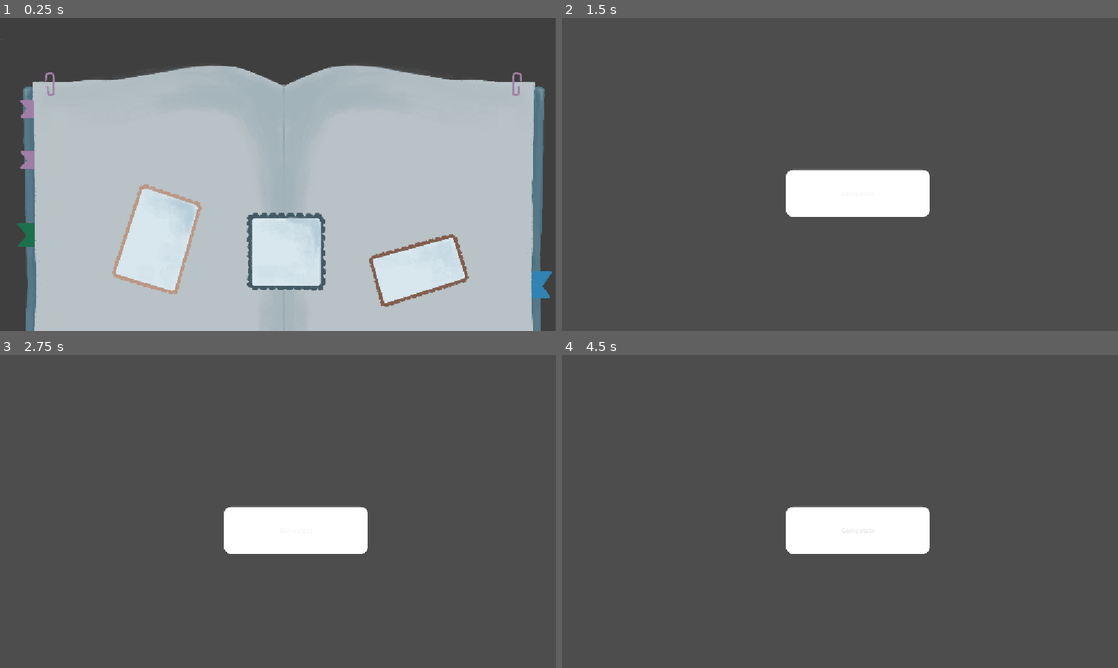
Above: before the commit, frames 1-4 (two rows, left to right).
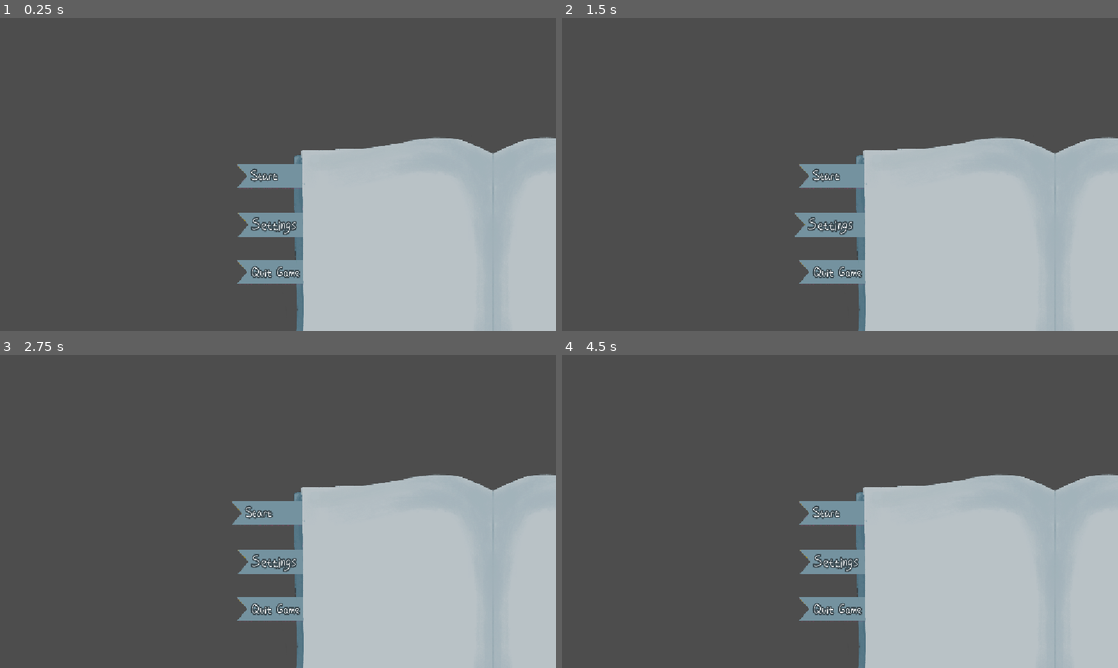
Above: after the commit, the same moments.

Repository: Blulow/octavuss_office
Game: Godot game, scene res://scenes/main_menu.tscn
Same seed, same stepped clock (60 frames per second), same inputs: the game is played once before the commit and once after it. This scene is started directly instead of the project's main scene.
Inputs (mouse positions are in pixels of both pictures, inside the frame that each line leads up to; where the layout moved, square brackets give the same spot in the first picture):
- Up to frame 1 (0.25 s): no input
- Up to frame 2 (1.5 s): click (717, 240) at 0.52 s; click (867, 224) [856, 193] at 1.25 s
- Up to frame 3 (2.75 s): click (305, 514) [294, 530] at 2 s
- Up to frame 4 (4.5 s): click (862, 514) [856, 530] at 2.75 s; click (862, 514) [856, 530] at 3.5 s; tap Enter (ui_accept) at 4.25 s; move the mouse to (962, 495) at 4.27 s; hold E (interact) from 4.28 s (still down)

The runs differ from the first frame. In frame 1, 57% of the frame differs, in the area x 3-100%, y 15-100%; in frame 2, 31%; in frame 3, 31%; in frame 4, 31%.

Commit message:
replace buttons main menu

Diff:
--- a/scenes/main_menu.tscn
+++ b/scenes/main_menu.tscn
@@ -1,10 +1,11 @@
 [gd_scene format=3 uid="uid://b5qqds04rkp5q"]
 
-[ext_resource type="Texture2D" uid="uid://dpkjge68xd52t" path="res://assets/buttons/checkpoint ui buku.png" id="1_bqqt6"]
 [ext_resource type="PackedScene" uid="uid://cmvpkpsuyyt8l" path="res://scenes/button.tscn" id="1_ekxnf"]
-[ext_resource type="Texture2D" uid="uid://c7cymthurjxhu" path="res://assets/buttons/start button.png" id="3_8ln24"]
-[ext_resource type="Texture2D" uid="uid://b7krbbr7nu755" path="res://assets/buttons/setting button.png" id="4_8ln24"]
-[ext_resource type="Texture2D" uid="uid://bdv8fkihlptlm" path="res://assets/buttons/quit game button.png" id="5_rtw2f"]
+[ext_resource type="Texture2D" uid="uid://qtcb70prsx84" path="res://assets/buttons/checkpoint ui buku V3.png" id="1_rtw2f"]
+[ext_resource type="Texture2D" uid="uid://086yxn6qoxj6" path="res://assets/buttons/checkpoint ui kertas.png" id="2_ekxnf"]
+[ext_resource type="Texture2D" uid="uid://y5n3ci1jqbat" path="res://assets/buttons/button penanda buku v2 start.png" id="3_rtw2f"]
+[ext_resource type="Texture2D" uid="uid://tpmssaxnt0fx" path="res://assets/buttons/button penanda buku v2 setting.png" id="4_oa1go"]
+[ext_resource type="Texture2D" uid="uid://bwxf3dsr2wcd4" path="res://assets/buttons/button penanda buku v2 quit.png" id="5_tbmy8"]
 
 [node name="main_menu" type="Control" unique_id=714160219]
 layout_mode = 3
@@ -14,61 +15,62 @@
 grow_horizontal = 2
 grow_vertical = 2
 
-[node name="Sprite2D" type="Sprite2D" parent="." unique_id=753368777]
-position = Vector2(573, 324)
-scale = Vector2(0.6006775, 0.6009462)
-texture = ExtResource("1_bqqt6")
+[node name="book" type="Sprite2D" parent="." unique_id=753368777]
+position = Vector2(1010, 426.8906)
+scale = Vector2(0.45879498, 0.47016773)
+texture = ExtResource("1_rtw2f")
 
 [node name="buttons" type="Control" parent="." unique_id=995117543]
 anchors_preset = 0
-offset_left = 579.0
-offset_top = 333.0
-offset_right = 619.0
-offset_bottom = 373.0
-scale = Vector2(0.5454861, 0.5506109)
+offset_left = 439.0
+offset_top = 318.0
+offset_right = 479.0
+offset_bottom = 358.0
+scale = Vector2(0.5718911, 0.6637115)
 
-[node name="Start Button" parent="buttons" unique_id=258782434 instance=ExtResource("1_ekxnf")]
+[node name="start button" parent="buttons" unique_id=258782434 instance=ExtResource("1_ekxnf")]
 layout_mode = 0
 anchors_preset = 0
-offset_left = -174.80267
-offset_top = 74.88189
-offset_right = 217.19733
-offset_bottom = 457.8819
+offset_left = 82.49518
+offset_top = -49.0365
+offset_right = 583.4952
+offset_bottom = 78.9635
 grow_horizontal = 1
 grow_vertical = 1
-scale = Vector2(0.93877405, 0.9044503)
+scale = Vector2(1.0179824, 1.0326166)
 text = ""
-icon = ExtResource("3_8ln24")
+icon = ExtResource("3_rtw2f")
 flat = true
 
-[node name="Settings button" parent="buttons" unique_id=1830258996 instance=ExtResource("1_ekxnf")]
+[node name="setting button" parent="buttons" unique_id=1755993397 instance=ExtResource("1_ekxnf")]
 layout_mode = 0
 anchors_preset = 0
-offset_left = -684.2274
-offset_top = -18.304493
-offset_right = -256.22742
-offset_bottom = 474.6955
+offset_left = 82.49523
+offset_top = 103.52132
+offset_right = 583.49524
+offset_bottom = 231.52132
 grow_horizontal = 1
 grow_vertical = 1
-scale = Vector2(0.8865778, 0.92243594)
+scale = Vector2(1.0179824, 1.0326166)
 text = ""
-icon = ExtResource("4_8ln24")
+icon = ExtResource("4_oa1go")
 flat = true
 
-[node name="Quitgame" parent="buttons" unique_id=534266908 instance=ExtResource("1_ekxnf")]
+[node name="quit button" parent="buttons" unique_id=1861665962 instance=ExtResource("1_ekxnf")]
 layout_mode = 0
 anchors_preset = 0
-offset_left = 281.34897
-offset_top = 149.76376
-offset_right = 775.349
-offset_bottom = 532.7638
+offset_left = 82.49523
+offset_top = 248.81448
+offset_right = 583.49524
+offset_bottom = 376.81448
 grow_horizontal = 1
 grow_vertical = 1
-scale = Vector2(0.91283387, 0.9367157)
+scale = Vector2(1.0179824, 1.0326166)
 text = ""
-icon = ExtResource("5_rtw2f")
+icon = ExtResource("5_tbmy8")
 flat = true
 
-[connection signal="pressed" from="buttons/Start Button" to="buttons/Start Button" method="_on_pressed"]
-[connection signal="pressed" from="buttons/Settings button" to="buttons/Start Button" method="_on_settings_button_pressed"]
-[connection signal="pressed" from="buttons/Quitgame" to="buttons/Start Button" method="_on_quitgame_pressed"]
+[node name="paper" type="Sprite2D" parent="." unique_id=1494416578]
+position = Vector2(1010, 423.8906)
+scale = Vector2(0.45879498, 0.47016773)
+texture = ExtResource("2_ekxnf")
--- a/scripts/button.gd
+++ b/scripts/button.gd
@@ -4,16 +4,22 @@
 signal tweened
 
 var _default_scale: Vector2
+var _default_position: Vector2 # Menyimpan posisi awal tombol
 
 func _ready() -> void:
 	button_down.connect(_on_button_down)
 	button_up.connect(_on_button_up)
 
+	# Hubungkan signal hover mouse
+	mouse_entered.connect(_on_mouse_entered)
+	mouse_exited.connect(_on_mouse_exited)
+
 	# Atur pivot ke titik tengah tombol agar efek scaling berpusat di tengah
 	pivot_offset = size / 2.0
 
-	# Simpan skala awal node
+	# Simpan skala dan posisi awal node
 	_default_scale = scale
+	_default_position = position
 
 	# Sambungkan signal jika ukuran tombol berubah agar pivot tetap di tengah
 	resized.connect(_on_resized)
@@ -32,21 +38,15 @@
 	tween.tween_property(self, "modulate", Color(1, 1, 1), 0.1)
 	tweened.emit()
 
+# Efek saat mouse masuk (Hover)
+func _on_mouse_entered() -> void:
+	var tween = create_tween().set_parallel(true)
+	# Angka 10 di bawah adalah seberapa jauh tombol bergeser ke kiri (dalam satuan pixel)
+	# Angka 0.1 di belakang adalah durasi animasi (dalam detik)
+	tween.tween_property(self, "position:x", _default_position.x - 20.0, 0.1).set_trans(Tween.TRANS_SINE).set_ease(Tween.EASE_OUT)
 
-
-
-func _on_pressed() -> void:
-	get_tree().change_scene_to_file("res://scenes/game.tscn")
-
-
-func _on_button_5_pressed() -> void:
-	get_tree().quit()
-
-
-func _on_settings_button_pressed() -> void:
-	get_tree().change_scene_to_file("res://scenes/button.tscn")
-
-
-
-func _on_quitgame_pressed() -> void:
-	get_tree().quit()
+# Efek saat mouse keluar (Kembali ke posisi normal)
+func _on_mouse_exited() -> void:
+	var tween = create_tween().set_parallel(true)
+	# Mengembalikan ke posisi awal (_default_position.x) dengan durasi 0.1 detik
+	tween.tween_property(self, "position:x", _default_position.x, 0.1).set_trans(Tween.TRANS_SINE).set_ease(Tween.EASE_OUT)
Binary file added: assets/button penanda buku v2 start.png
Not shown, added: assets/button penanda buku v2 start.png.import
Binary file added: assets/buttons/button penanda buku quitgame.png
Not shown, changed: assets/buttons/button penanda buku quitgame.png.import
Binary file added: assets/buttons/button penanda buku settings.png
Not shown, changed: assets/buttons/button penanda buku settings.png.import
Binary file added: assets/buttons/button penanda buku v2 quit.png
Not shown, changed: assets/buttons/button penanda buku v2 quit.png.import
Binary file added: assets/buttons/button penanda buku v2 setting.png
Not shown, added: assets/buttons/button penanda buku v2 setting.png.import
Binary file added: assets/buttons/button penanda buku v2 start.png
Not shown, changed: assets/buttons/button penanda buku v2 start.png.import
(and 10 more such lines)
